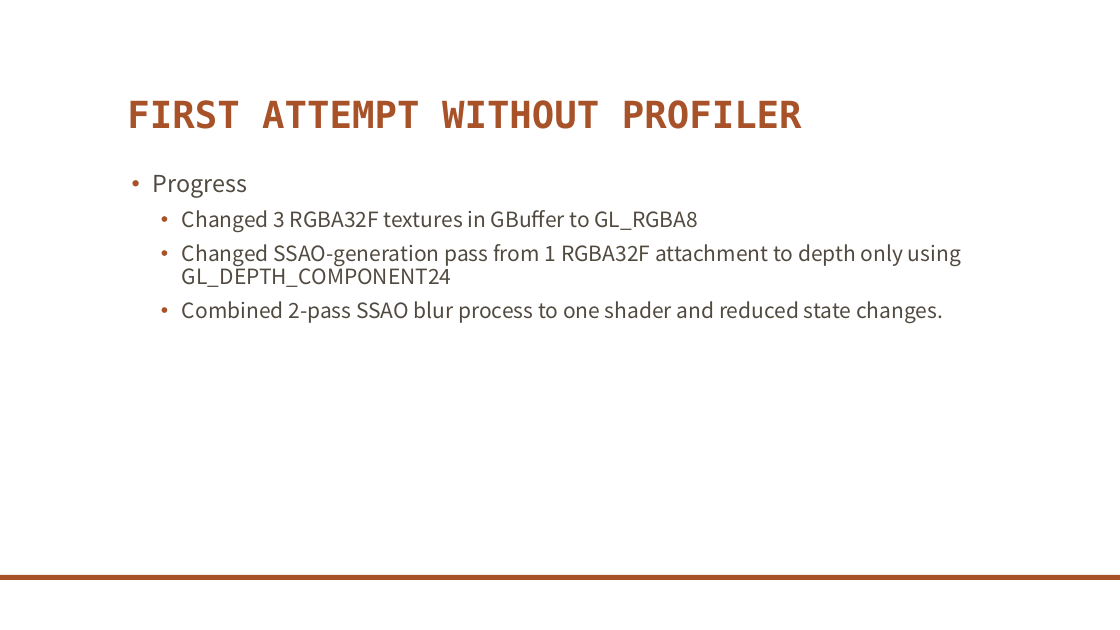
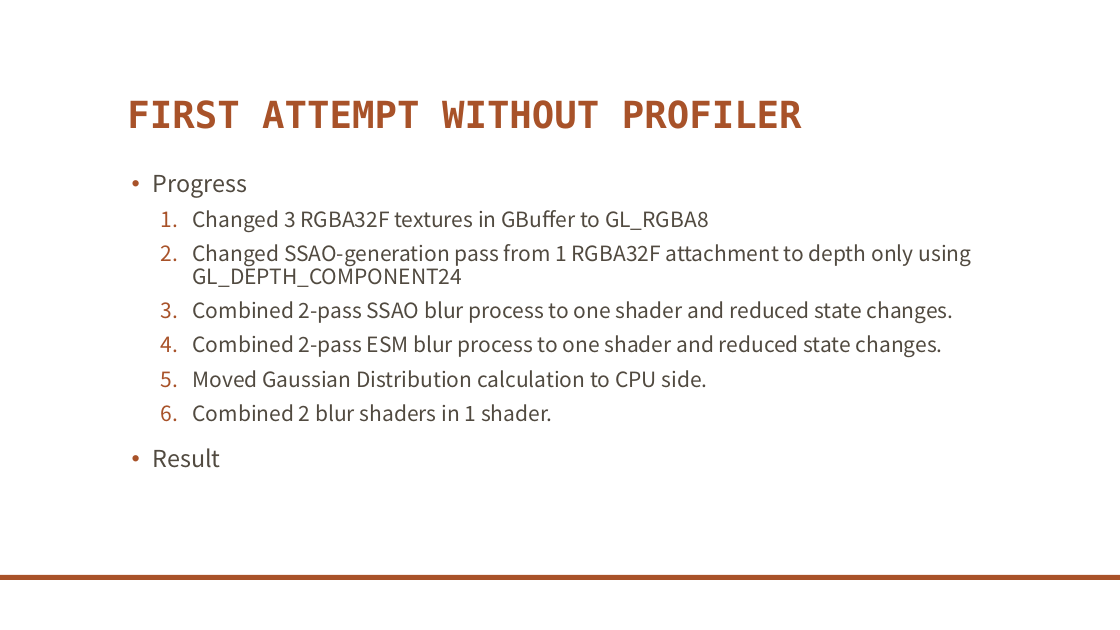
Before and after one commit to levey-lee/GraphicsEngine, a slide deck: slide 6 of DiamondGraphicsEngine/OptimizationReport.pptx. Drawn at 1120x630 pixels with LibreOffice and Linux fonts; fonts in the diff are those of the drawing; background and template pictures are left out. Boxes give left, top, right and bottom in pixels: in the first picture for what was removed or moved away, otherwise in the second. Text is boxed around its words. In the diff, an @@ line names an element or a change of style, - is before the commit and + after.

```diff
--- a/DiamondGraphicsEngine/OptimizationReport.pptx
+++ b/DiamondGraphicsEngine/OptimizationReport.pptx
@@ text at (193,210,971,323): bullet • to 1. @@
@@ text at (153,335,943,468): paragraphs added @@
+  4. Combined 2-pass ESM blur process to one shader and reduced state changes.
+  5. Moved Gaussian Distribution calculation to CPU side.
+  6. Combined 2 blur shaders in 1 shader.
+• Result
```
Also in this commit, not shown: 15 other files.
